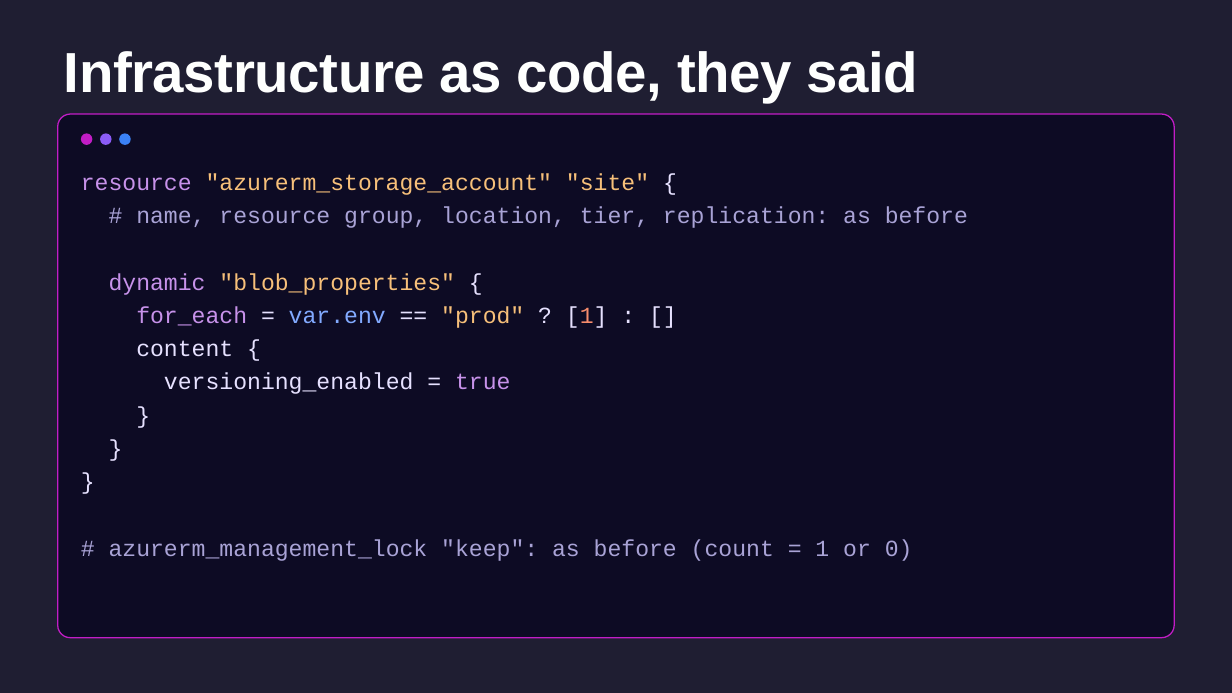
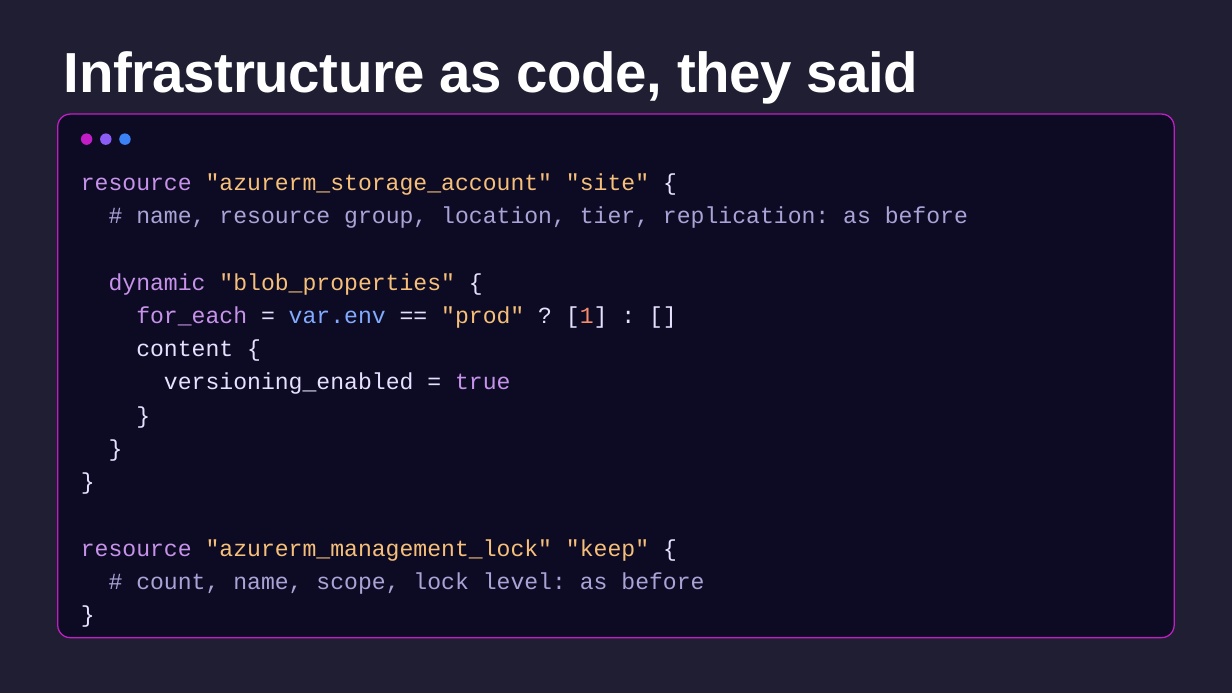
Before and after one commit to CamSoper/infrastructure-as-actual-code, a slide deck: slide 4 of slides/infrastructure-as-actual-code.pptx. Drawn at 1232x693 pixels with LibreOffice and Linux fonts; fonts in the diff are those of the drawing. Boxes give left, top, right and bottom in pixels: in the first picture for what was removed or moved away, otherwise in the second. Text is boxed around its words. In the diff, an @@ line names an element or a change of style, - is before the commit and + after.

```diff
--- a/slides/infrastructure-as-actual-code.pptx
+++ b/slides/infrastructure-as-actual-code.pptx
@@ text at (81,539,704,594): text changed @@
-# azurerm_management_lock "keep": as before (count = 1 or 0)
+resource "azurerm_management_lock" "keep" {
+# count, name, scope, lock level: as before
+}
```
Also in this commit, not shown: 1 other file.
